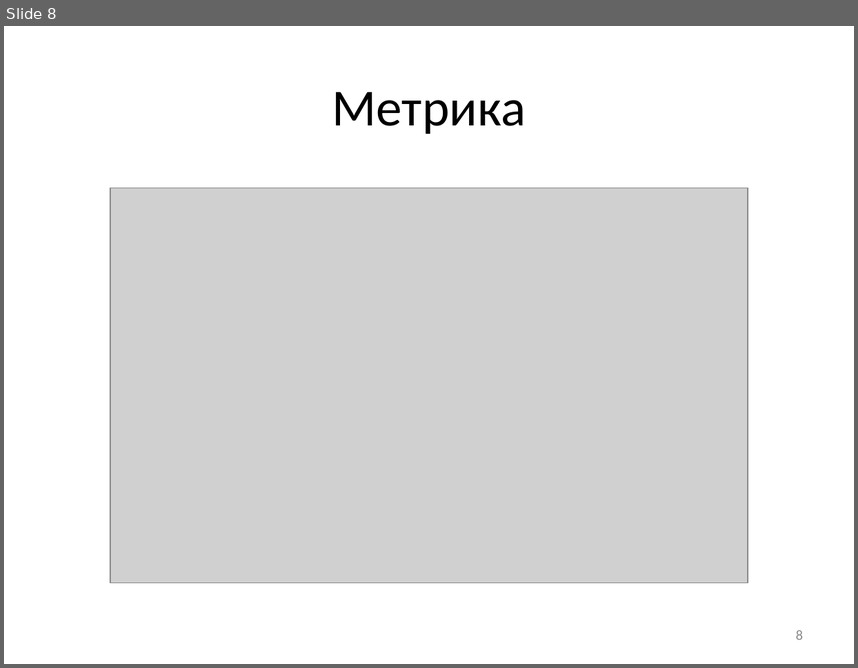
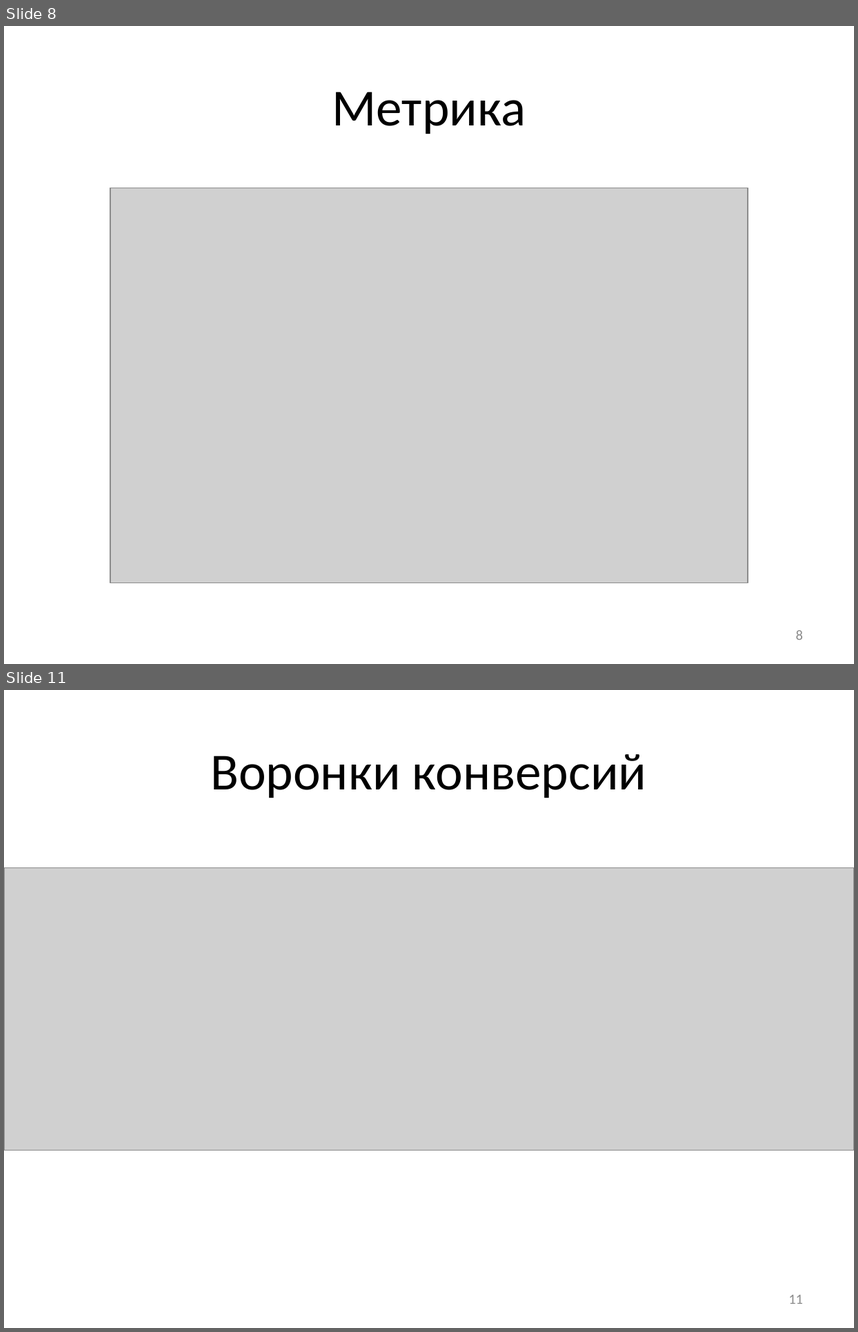
Before and after one commit to CompanyTimeManagementProject/Time_Management_Project, a slide deck: Documentation/Презентация ITime Last Version.pptx. Shown one above the other, each under a label of ours: slide 8 before the commit, slides 8 and 11 after it; the slides between them are not shown. The pictures are 858x668 and 858x1332 pixels, drawn with LibreOffice and Linux fonts; fonts in the diff are those of the drawing; grey boxes stand for pictures. Boxes give left, top, right and bottom in pixels: in the first picture for what was removed or moved away, otherwise in the second. Text is boxed around its words. In the diff, an @@ line names an element or a change of style, - is before the commit and + after.

```diff
--- a/Documentation/Презентация ITime Last Version.pptx
+++ b/Documentation/Презентация ITime Last Version.pptx
@@ slide 11 added at [4, 690, 854, 1328], background #FFFFFF @@
@@ title added at [210, 754, 647, 798], 44 pt, text #000000 @@
+Воронки конверсий
@@ picture added at [4, 867, 854, 1150] @@
@@ page number added at [789, 1294, 803, 1303], 12 pt, text #8C8C8C @@
+11
```
Also in this commit, not shown: 1 slide changed, 1 other slide added.
